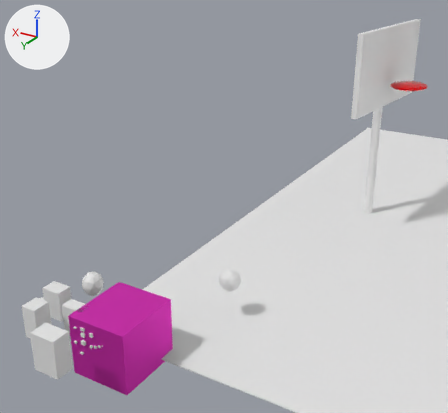
Two versions of the Blender file games/VR Project/Blender/Untitled.blend, one commit apart.
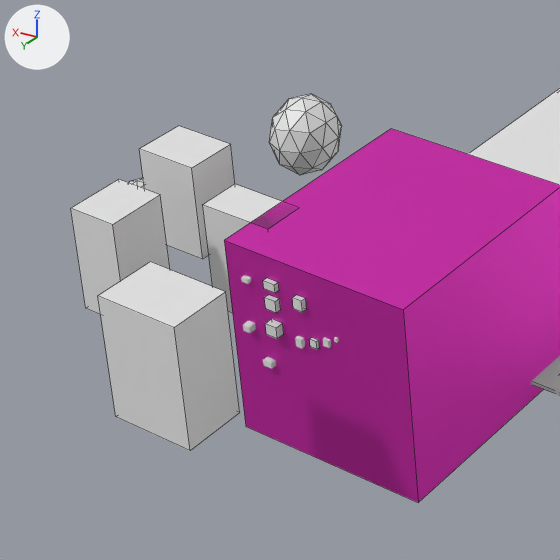
The first picture shows the older version from a 50 mm camera at (-21.3, 23.9, 23.9) aimed at (0.3, -12.1, 5.9). The close-ups show both versions on the part from 0% to 38% of the width and 59% to 100% of the height of that picture; other places that the commit changed are outside them. Lighting does not change. The marker at upper left points along +X, +Y and +Z. The close-ups show mesh edges as thin lines.

The older version as bpy lines, for what is in view:
```python
me_cube = bpy.data.meshes.new('Cube')
me_cube.from_pydata(...)  # 13 vertices, 6 faces, 5 loose edges; spans x -2.04..2.41, y -1.24..2.17, z -1.24..2.42
me_cube.materials.append(mat_cube)  # pink #e741ca
me_cube_001 = bpy.data.meshes.new('Cube.001')
me_cube_001.from_pydata(...)  # a box spanning x -0.8..0.8, y -0.42..0.42, z -1.11..1.11
me_cube_004 = bpy.data.meshes.new('Cube.004')
me_cube_004.from_pydata(...)  # a box spanning x -0.86..0.86, y -0.58..0.58, z -1.22..1.22
ob_cube = bpy.data.objects.new('Cube', me_cube)
ob_cube.location = (0.12, 0.11, 1.92)
ob_cube.scale = (1.62, 1.82, 1.61)
ob_cube_001 = bpy.data.objects.new('Cube.001', me_cube_001)
ob_cube_001.location = (2.51, 1.31, 2.84)
ob_cube_001.rotation_euler = (-3.142, 0.0, 0.0)  # degrees (-180, 0, 0)
ob_cube_001.scale = (0.982, 0.982, 0.982)
ob_cube_004 = bpy.data.objects.new('Cube.004', me_cube_004)
ob_cube_004.location = (0.96, 4.9, 3.52)
ob_cube_004.scale = (0.982, 0.982, 0.982)
# also in view: 'Cube.003' at (4.1, 3.0, 3.4); 'Icosphere.001' at (4.4, -2.1, 3.2); 'Cube.002' at (4.6, 0.8, 3.3); 'Cube.017' at (-33.9, -28.8, 0.3)
```
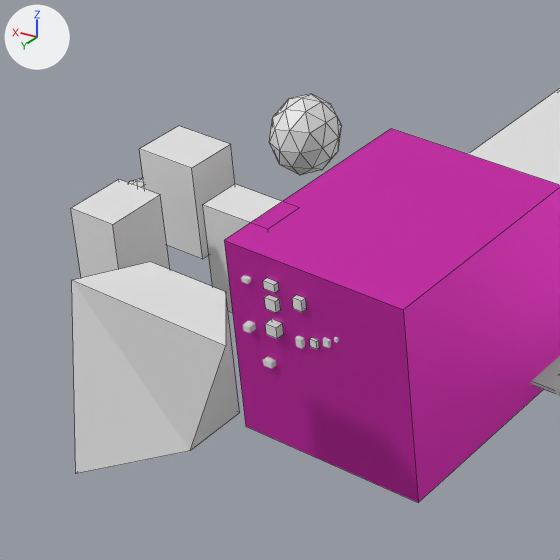
The newer file is also rescaled (x1.18), turned or shifted as a whole; pictures and numbers use the older file's frame.

The change, as JSON lines over the scene's bpy script:
```json
{"block": "me_cube_004", "where": "me_cube_004.from_pydata(...)  # 8 vertices, 6 faces; spans x -0.86..0.86, y -0.58..0.58, z -1.22..1.22"}
{"block": "me_cube_004", "where": "# used by ob_cube_004; location = (0.96, 4.9, 3.52); scale = (0.982, 0.982, 0.982)"}
{"block": "me_cube_004", "change": "me_cube_004 part 1"}
{"op": "set", "path": "me_cube_004.vertices[3].co", "old": "(-0.86, 0.58, 1.22)", "new": "(-2.09, 0.67, 1.37)", "note": "pixel (174, 327) -> pixel (225, 346)"}
{"op": "set", "path": "me_cube_004.vertices[6].co", "old": "(0.86, 0.58, -1.22)", "new": "(1.62, 0.97, -2.46)", "note": "pixel (115, 416) -> pixel (75, 473)"}
{"op": "set", "path": "me_cube_004.vertices[7].co", "old": "(0.86, 0.58, 1.22)", "new": "(1.57, 0.49, 1.23)", "note": "pixel (97, 295) -> pixel (71, 280)"}
```

Boxes (x1, y1, x2, y2) around the edits, measured in the close-ups (560 x 560 px):
```json
{"object": "Cube.004", "change": "reshaped", "before": [98, 262, 240, 451], "after": [72, 262, 240, 474], "on screen": "18% wider, 12% taller"}
```
